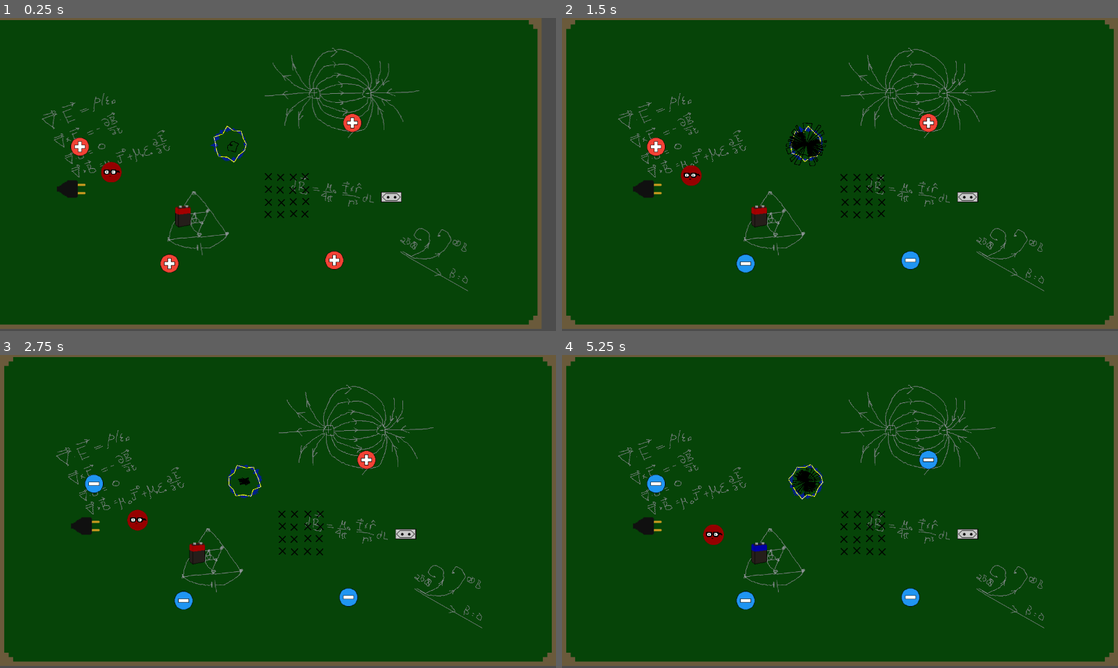
Above: before the commit, frames 1-4 (two rows, left to right).
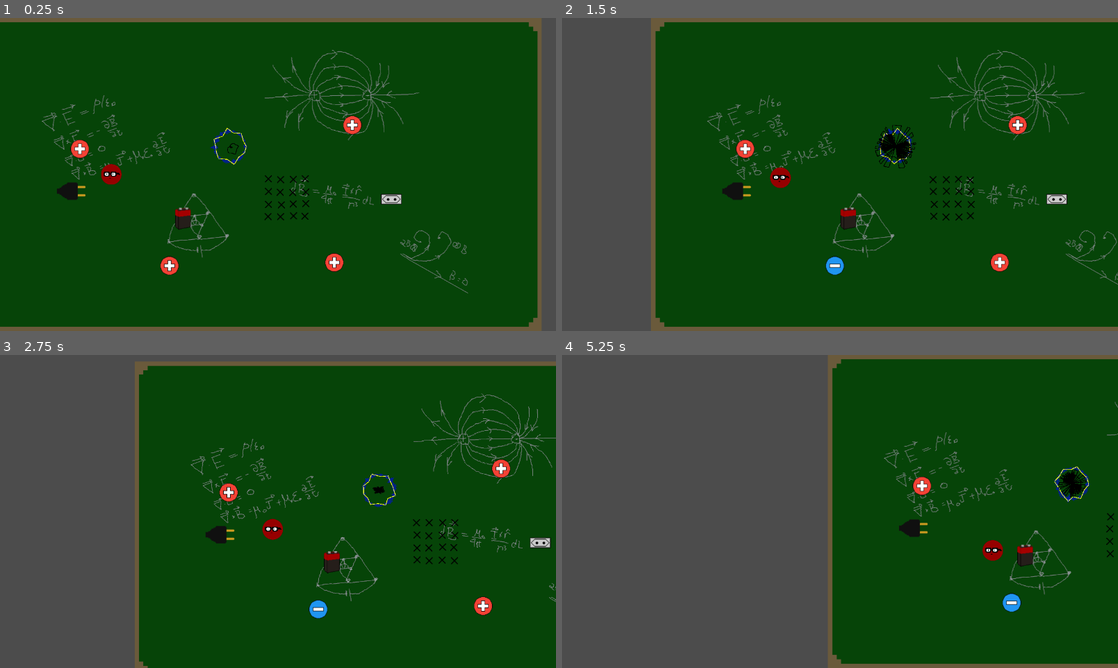
Above: after the commit, the same moments.

Repository: Gamedev-do-Hiroshi/changecharge
Game: Godot game, scene res://scenes/Fase.tscn
Two runs of this game, one before a commit and one after it. Both use one fixed random seed, a clock stepped at 60 frames per second and the inputs below.
Inputs (mouse positions are in pixels of both pictures, inside the frame that each line leads up to):
- Up to frame 1 (0.25 s): no input
- Up to frame 2 (1.5 s): tap Enter at 0.5 s; drag from (734, 265) to (851, 196) at 0.52 s; drag from (912, 259) to (862, 196) at 1.27 s
- Up to frame 3 (2.75 s): move the mouse to (94, 483) at 2.02 s; tap F at 2.1 s; click (94, 483) at 2.17 s; tap G at 2.3 s
- Up to frame 4 (5.25 s): drag from (928, 461) to (745, 602) at 2.77 s; drag from (645, 552) to (817, 461) at 3.52 s; drag from (673, 464) to (912, 596) at 4.27 s; move the mouse to (867, 511) at 5.02 s; tap F at 5.1 s; click (867, 511) at 5.17 s

The runs differ from the first frame. In frame 1, 6.4% of the frame differs, in the area x 0-98%, y 0-100%; in frame 2, 26%; in frame 3, 36%; in frame 4, 54%, in the area x 0-100%, y 0-100%.

Commit message:
troca de cameras

Diff:
--- a/Game/scenes/Cam2.gd
+++ b/Game/scenes/Cam2.gd
@@ -16,3 +16,5 @@
 		get_tree().set_input_as_handled();
 		position += (_previousPosition - event.position);
 		_previousPosition = event.position;
+	elif event is InputEventKey and event.scancode == KEY_F and !self.is_current():
+		self.make_current()
--- a/Game/scenes/Camera.gd
+++ b/Game/scenes/Camera.gd
@@ -1,14 +1,8 @@
-extends KinematicBody2D
-var dragging = false
+extends Camera2D
 
 func _ready():
 	set_process_input(true)
 
 func _input(event):
-	if event is InputEventMouseButton:
-		if event.is_pressed():
-			dragging = true
-		else:
-			dragging = false
-	elif event is InputEventMouseMotion and dragging:
-		self.position = get_global_mouse_position()
+	if event is InputEventKey and event.scancode == KEY_G and !self.is_current():
+		self.make_current()
--- a/Game/scenes/Fase.tscn
+++ b/Game/scenes/Fase.tscn
@@ -10,6 +10,7 @@
 [ext_resource path="res://scenes/Objetos/Buraco_Negro.tscn" type="PackedScene" id=8]
 [ext_resource path="res://scenes/Cam2.gd" type="Script" id=9]
 [ext_resource path="res://assets/quadro_negro.png" type="Texture" id=10]
+[ext_resource path="res://scenes/Camera.gd" type="Script" id=11]
 
 [node name="Fase" type="Node2D"]
 
@@ -35,13 +36,14 @@
 }
 
 [node name="Camera2D" type="Camera2D" parent="Player/Pivot/CameraOffSet"]
-limit_left = 0
+limit_left = -1000
 limit_top = 0
 limit_right = 7000
 limit_bottom = 700
 limit_smoothed = true
 smoothing_enabled = true
 editor_draw_drag_margin = true
+script = ExtResource( 11 )
 
 [node name="Carga1" parent="." instance=ExtResource( 4 )]
 position = Vector2( 423.238, 570.388 )
@@ -73,10 +75,10 @@
 [node name="MainCamera" type="Camera2D" parent="."]
 position = Vector2( 672.565, 527.036 )
 current = true
-limit_left = 0
+limit_left = -1000
 limit_top = 0
 limit_right = 7000
-limit_bottom = 725
+limit_bottom = 700
 limit_smoothed = true
 drag_margin_h_enabled = true
 drag_margin_v_enabled = true
Not shown: 1 places in Game/scenes/Fase.tscn that only renumber resources
